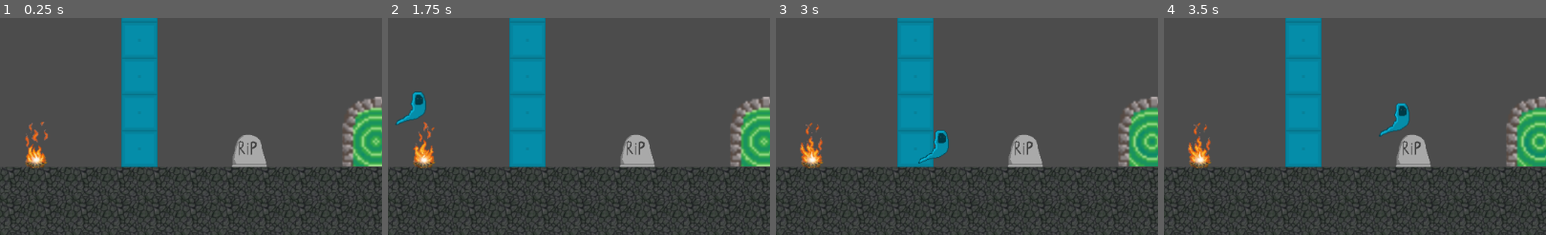
Above: before the commit, frames 1-4 (left to right).
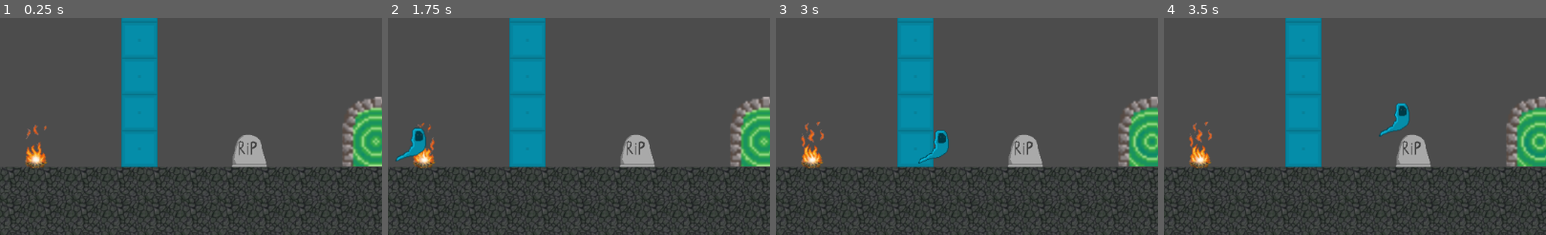
Above: after the commit, the same moments.

Repository: f-prime/SpooktoberGameJam
Game: Godot game, scene res://Level_1.tscn
Same seed, same stepped clock (60 frames per second), same inputs: the game is played once before the commit and once after it.
Inputs:
- Up to frame 1 (0.25 s): no input
- Up to frame 2 (1.75 s): hold D 0.53-1.28 s; tap Space (sacrifice) at 0.6, 1.35 s; tap W (jump) at 0.77, 1.52 s; hold S from 1.28 s (still down)
- Up to frame 3 (3 s): release S at 2.03 s; hold D from 2.03 s (still down); tap Space (sacrifice) at 2.1, 2.85 s
- Up to frame 4 (3.5 s): keep holding D; tap W (jump) at 3.02 s
The pictures show only the part of the screen within x 32-82%, y 24-74%; the shares and areas given below are measured in that part.

The runs differ from the first frame. In frame 1, 0.4% of the frame differs, in the area x 6-13%, y 47-67%; in frame 2, 1.3%, in the area x 2-13%, y 33-67%; in frame 3, 0.5%; in frame 4, 0.5%.

Commit message:
Figured out godot message passing and tree manipulation finally.

Diff:
--- a/Fire.tscn
+++ b/Fire.tscn
@@ -48,7 +48,7 @@
 [node name="AnimatedSprite" type="AnimatedSprite" parent="."]
 position = Vector2( 0.110645, 0.31245 )
 frames = SubResource( 6 )
-frame = 1
+frame = 2
 playing = true
 
 [node name="CollisionShape2D" type="CollisionShape2D" parent="."]
--- a/Ghost.gd
+++ b/Ghost.gd
@@ -5,6 +5,8 @@
 export var friction = 5
 
 var velocity = Vector2()
+
+signal show_player
 
 func close_tombstone():
   var all_nodes = get_tree().get_root().get_children()[0].get_children()
@@ -22,12 +24,8 @@
   var tombstone = close_tombstone()
   if not tombstone:
     return
-  var parent = get_parent()
-  var player: KinematicBody2D = load("res://Player.tscn").instance()
-  player.position = position
-  parent.add_child(player)
-  parent.remove_child(self)
-  parent.remove_child(tombstone)
+
+  emit_signal("show_player", self, tombstone)
 
 func process_input(delta):
   if Input.is_key_pressed(KEY_W):
--- /dev/null
+++ b/Level.tscn
@@ -0,0 +1,3 @@
+[gd_scene format=2]
+
+[node name="Level" type="Node2D"]
--- a/Level_1.gd
+++ /dev/null
@@ -1 +0,0 @@
-extends Node2D
--- a/Level_1.tscn
+++ b/Level_1.tscn
@@ -6,7 +6,7 @@
 [ext_resource path="res://Player.tscn" type="PackedScene" id=4]
 [ext_resource path="res://Fire.tscn" type="PackedScene" id=5]
 [ext_resource path="res://Tombstone.tscn" type="PackedScene" id=6]
-[ext_resource path="res://Level_1.gd" type="Script" id=7]
+[ext_resource path="res://World.gd" type="Script" id=7]
 
 [node name="Level_1" type="Node2D"]
 script = ExtResource( 7 )
@@ -29,4 +29,4 @@
 [node name="Player" parent="." instance=ExtResource( 4 )]
 position = Vector2( 234.19, 318.721 )
 
-[connection signal="body_entered" from="Fire" to="Player" method="_on_Fire_body_entered"]
+[connection signal="body_entered" from="Fire" to="." method="_on_Fire_body_entered"]
--- /dev/null
+++ b/Level_2.tscn
@@ -0,0 +1,32 @@
+[gd_scene load_steps=8 format=2]
+
+[ext_resource path="res://Portal.tscn" type="PackedScene" id=1]
+[ext_resource path="res://Player.tscn" type="PackedScene" id=2]
+[ext_resource path="res://GhostPassThrough.tscn" type="PackedScene" id=3]
+[ext_resource path="res://WallTile.tscn" type="PackedScene" id=4]
+[ext_resource path="res://Fire.tscn" type="PackedScene" id=5]
+[ext_resource path="res://Tombstone.tscn" type="PackedScene" id=6]
+[ext_resource path="res://World.gd" type="Script" id=7]
+
+[node name="Level_2" type="Node2D"]
+script = ExtResource( 7 )
+
+[node name="Player" parent="." instance=ExtResource( 2 )]
+position = Vector2( 502.695, 519.289 )
+
+[node name="Portal" parent="." instance=ExtResource( 1 )]
+position = Vector2( 943.682, 98.9439 )
+
+[node name="GhostPassThrough" parent="." instance=ExtResource( 3 )]
+tile_data = PoolIntArray( 196624, 0, 0, 196625, 0, 0, 196626, 0, 0, 196627, 0, 0 )
+
+[node name="WallTile" parent="." instance=ExtResource( 4 )]
+tile_data = PoolIntArray( 0, 0, 0, 1, 0, 0, 2, 0, 0, 3, 0, 0, 4, 0, 0, 5, 0, 0, 6, 0, 0, 7, 0, 0, 8, 0, 0, 9, 0, 0, 10, 0, 0, 11, 0, 0, 12, 0, 0, 13, 0, 0, 14, 0, 0, 15, 0, 0, 16, 0, 0, 17, 0, 0, 18, 0, 0, 19, 0, 0, 20, 0, 0, 65536, 0, 0, 65556, 0, 0, 131072, 0, 0, 131092, 0, 0, 196608, 0, 0, 196628, 0, 0, 262144, 0, 0, 262164, 0, 0, 327680, 0, 0, 327700, 0, 0, 393216, 0, 0, 393236, 0, 0, 458752, 0, 0, 458772, 0, 0, 524288, 0, 0, 524308, 0, 0, 589824, 0, 0, 589844, 0, 0, 655360, 0, 0, 655380, 0, 0, 720896, 0, 0, 720897, 0, 0, 720898, 0, 0, 720899, 0, 0, 720900, 0, 0, 720901, 0, 0, 720902, 0, 0, 720903, 0, 0, 720904, 0, 0, 720905, 0, 0, 720906, 0, 0, 720907, 0, 0, 720908, 0, 0, 720909, 0, 0, 720910, 0, 0, 720911, 0, 0, 720912, 0, 0, 720913, 0, 0, 720914, 0, 0, 720915, 0, 0, 720916, 0, 0 )
+
+[node name="Fire" parent="." instance=ExtResource( 5 )]
+position = Vector2( 427.113, 519.087 )
+
+[node name="Tombstone" parent="." instance=ExtResource( 6 )]
+position = Vector2( 845.613, 128.062 )
+
+[connection signal="body_entered" from="Fire" to="." method="_on_Fire_body_entered"]
--- a/Player.gd
+++ b/Player.gd
@@ -9,13 +9,10 @@
 var on_ground = false
 var velocity = Vector2()
 
+signal show_ghost
+
 func show_ghost():
-  var ghost: KinematicBody2D = load("res://Ghost.tscn").instance()
-  ghost.position = position
-  ghost.position.y -= 50
-  get_parent().add_child(ghost)
-  get_parent().remove_child(self)
-
+  emit_signal("show_ghost", self)
 
 func process_input(delta):
   move_and_collide(Vector2(velocity.x * delta, 0))
@@ -56,7 +53,6 @@
   gravity(delta)
   process_input(delta)
 
-
 func _on_Fire_body_entered(body):
   if body.name == "Player":
     show_ghost()
--- /dev/null
+++ b/World.gd
@@ -0,0 +1,27 @@
+extends Node2D
+
+func _ready():
+  for node in get_children():
+    if node.name == "Ghost":
+      node.connect("show_player", self, "show_player")
+    elif node.name == "Player":
+      node.connect("show_ghost", self, "show_ghost")
+
+func show_ghost(instance: KinematicBody2D):
+  var ghost: KinematicBody2D = load("res://Ghost.tscn").instance()
+  ghost.position = instance.position
+  ghost.connect("show_player", self, "show_player")
+  instance.queue_free()
+  add_child(ghost)
+
+func show_player(instance: KinematicBody2D, tombstone: KinematicBody2D):
+  var player: KinematicBody2D = load("res://Player.tscn").instance()
+  player.position = instance.position
+  player.connect("show_ghost", self, "show_ghost")
+  instance.queue_free()
+  tombstone.queue_free()
+  add_child(player)
+
+func _on_Fire_body_entered(body):
+  if body.name == "Player":
+    show_ghost(body)
